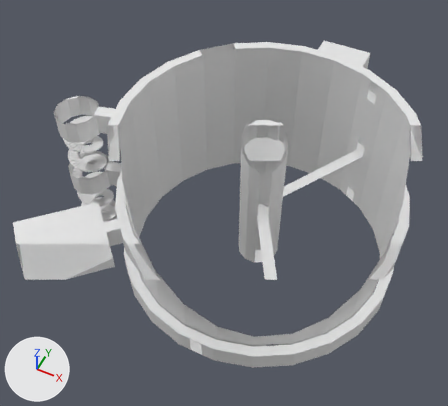
The Blender file src/assets/mapParts/map.blend as it was, and as the next commit left it.
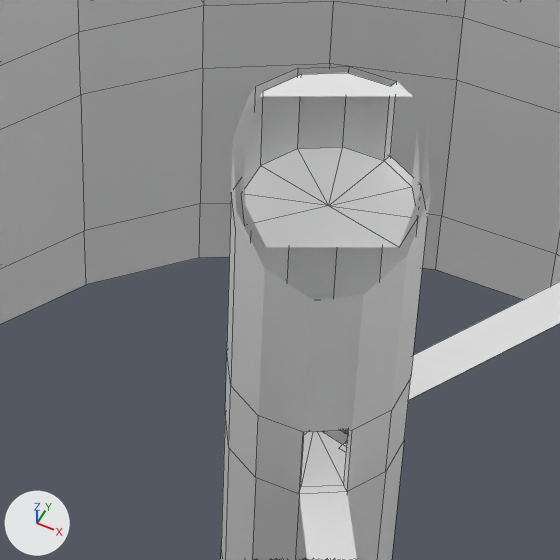
There are two pictures of each version: one whole from a 50 mm camera at (85.7, -217.5, 300.5) aimed at (-21.3, -3.7, 33.1), one close up on the part from 42% to 71% of the width and 25% to 58% of the height. Every picture has the same lights, and +X, +Y and +Z are marked at lower left. The close-ups show mesh edges as thin lines. Everything nearer to the camera than a plane just in front of the edit is cut away.

The older version as bpy lines, for what is in view:
```python
me_cube_001 = bpy.data.meshes.new('Cube.001')
me_cube_001.from_pydata(...)  # a box spanning x -1.0..1.0, y -2.74..2.74, z -0.38..0.38
me_cylinder_003 = bpy.data.meshes.new('Cylinder.003')
me_cylinder_003.from_pydata(...)  # 1168 vertices, 916 faces, 43 loose edges; spans x -37.9..19.7, y -16.1..40.0, z -21.5..1.7
# before: 333 (-4.6, 10.0, -1.3) at pixel (328, 205), 335 (-5.0, 12.6, -1.3) at pixel (297, 148), 337 (-3.6, 12.4, -1.3) at pixel (342, 146), 339 (-2.5, 11.6, -1.3) at pixel (384, 160), 341 (-2.0, 10.3, -1.3) at pixel (411, 186)
# before: 353 (-7.3, 9.6, -1.3) at pixel (244, 225), 355 (-7.1, 11.0, -1.3) at pixel (241, 193), 357 (-6.3, 12.1, -1.3) at pixel (260, 165)
ob_centre_staircase_stair = bpy.data.objects.new('centre-staircase-stair', me_cube_001)
ob_centre_staircase_stair.location = (1.5, -7.5, -1.0)
ob_centre_staircase_stair.rotation_euler = (0.0, 0.0, 0.197)  # degrees (0, 0, 11)
_m = ob_centre_staircase_stair.modifiers.new('Array', 'ARRAY')
_m.count = 91
_m.relative_offset_displace = (-1.35, -1.1, 0.6)
_m.use_object_offset = True
_m.offset_object = ob_centre_staircase_anchor
ob_map_base_003 = bpy.data.objects.new('Map Base.003', me_cylinder_003)
ob_map_base_003.location = (39.0, -20.3, 85.0)
ob_map_base_003.rotation_euler = (0.0, 0.0, 0.654)  # degrees (0, 0, 37)
ob_map_base_003.scale = (4.0, 4.0, 4.0)
```
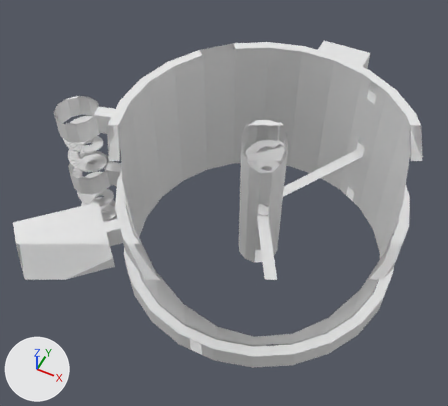
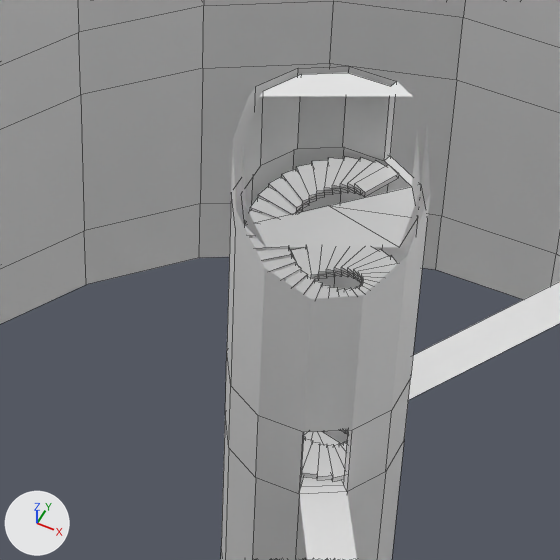
Commit message: Fix staircases

Where the change shows, as pixel boxes [x1, y1, x2, y2] in the close-ups (560 x 560 px):
'centre-staircase-stair', modifiers changed
    before: [339, 430, 348, 453]
    after: [244, 157, 399, 481]
part 1 of me_cylinder_003, deleted
    before: [245, 147, 412, 223]

Diff of the bpy script that builds the scene:
```diff
--- a/src/assets/mapParts/map.blend.py
+++ b/src/assets/mapParts/map.blend.py
@@ me_cylinder_003 @@
 me_cylinder_003.from_pydata(...)  # 1168 vertices, 916 faces, 43 loose edges; spans x -37.9..19.7, y -16.1..40.0, z -21.5..1.7
 # used by ob_map_base_003; location = (39.0, -20.3, 85.0); rotation_euler = (0.0, 0.0, 0.654), in degrees (0, 0, 37); scale = (4.0, 4.0, 4.0)
 # verts and faces of me_cylinder_003; kept vertices keep their numbers, new ones are numbered from 1168
+# me_cylinder_003 part 1
+delete_faces([(333, 337, 335), (333, 339, 337), (333, 341, 339), (333, 355, 353), (333, 357, 355), (333, 335, 357)])
@@ ob_centre_staircase_stair @@
 _m = ob_centre_staircase_stair.modifiers.new('Array', 'ARRAY')
-_m.count = 91
+_m.count = 180
 _m.relative_offset_displace = (-1.35, -1.1, 0.6)
```
